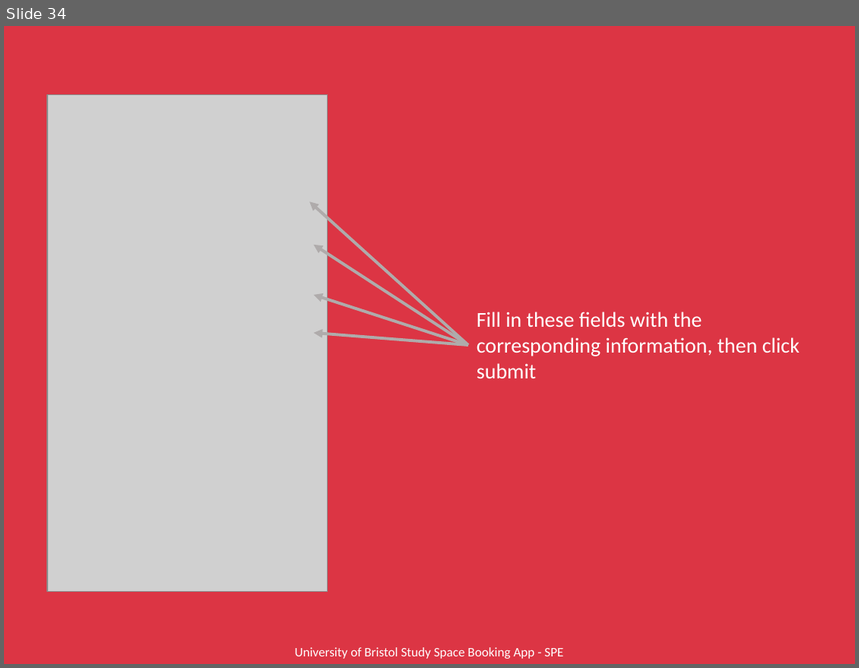
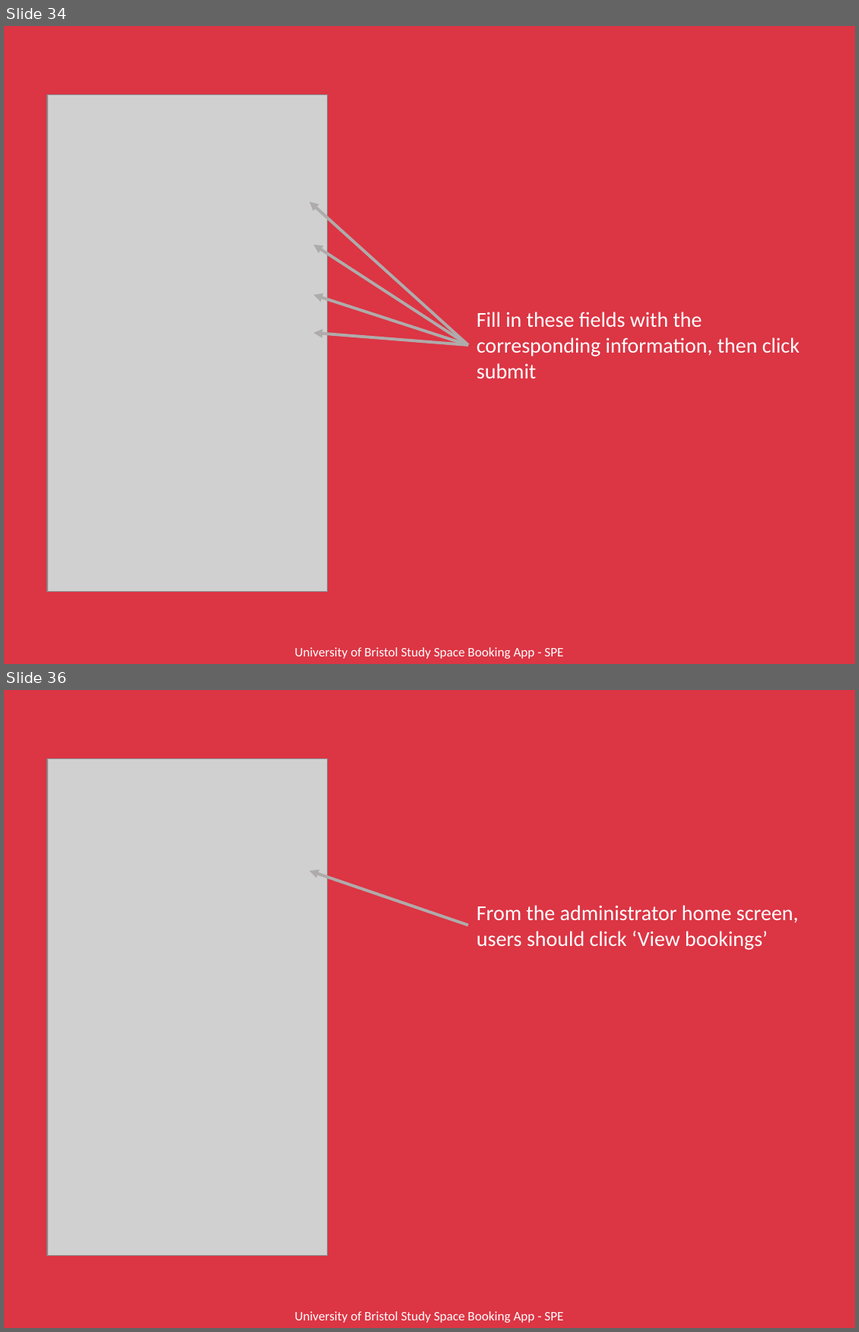
Before and after one commit to ah16165/University-Study-Space-Booking-App, a slide deck: Not_Main_Application/UserManual.pptx. Shown one above the other, each under a label of ours: slide 34 before the commit, slides 34 and 36 after it; the slides between them are not shown. The pictures are 859x668 and 859x1332 pixels, drawn with LibreOffice and Linux fonts; fonts in the diff are those of the drawing; grey boxes stand for pictures. Boxes give left, top, right and bottom in pixels: in the first picture for what was removed or moved away, otherwise in the second. Text is boxed around its words. In the diff, an @@ line names an element or a change of style, - is before the commit and + after.

Commit message:
Updating user manual with admin view bookings

```diff
--- a/Not_Main_Application/UserManual.pptx
+++ b/Not_Main_Application/UserManual.pptx
@@ slide 36 added at [4, 690, 855, 1328], background #DC3544 @@
@@ picture added at [47, 759, 328, 1256] @@
@@ arrow added from (468, 925) to (310, 872), #AFABAB 2.5 pt @@
@@ text added at [477, 905, 799, 950], 18 pt, text #FFFFFF @@
+From the administrator home screen, users should click ‘View bookings’
@@ text added at [295, 1312, 563, 1323], 11 pt, text #FFFFFF @@
+University of Bristol Study Space Booking App - SPE
```
Also in this commit, not shown: 2 slides changed, 2 other slides added, 2 other files.
